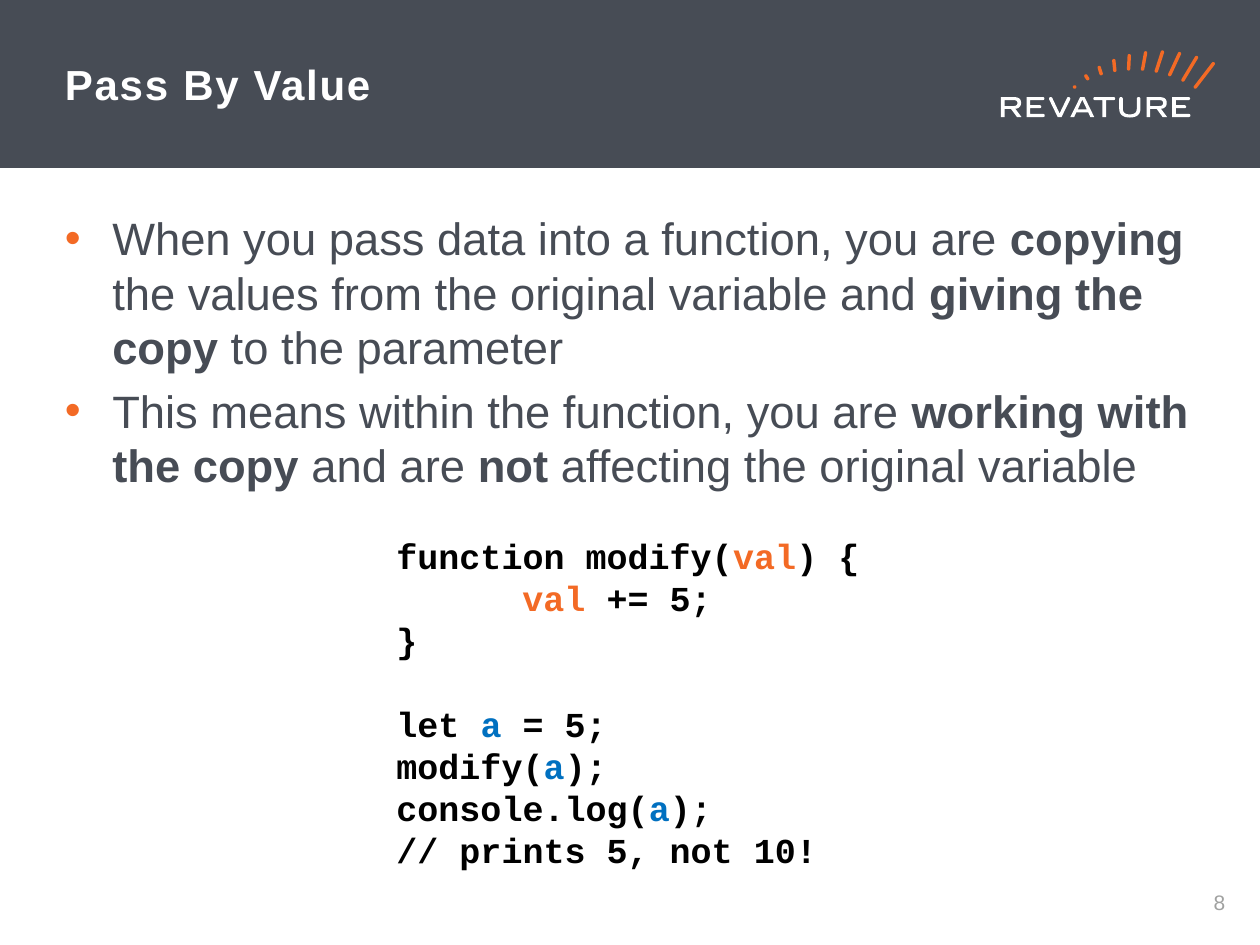
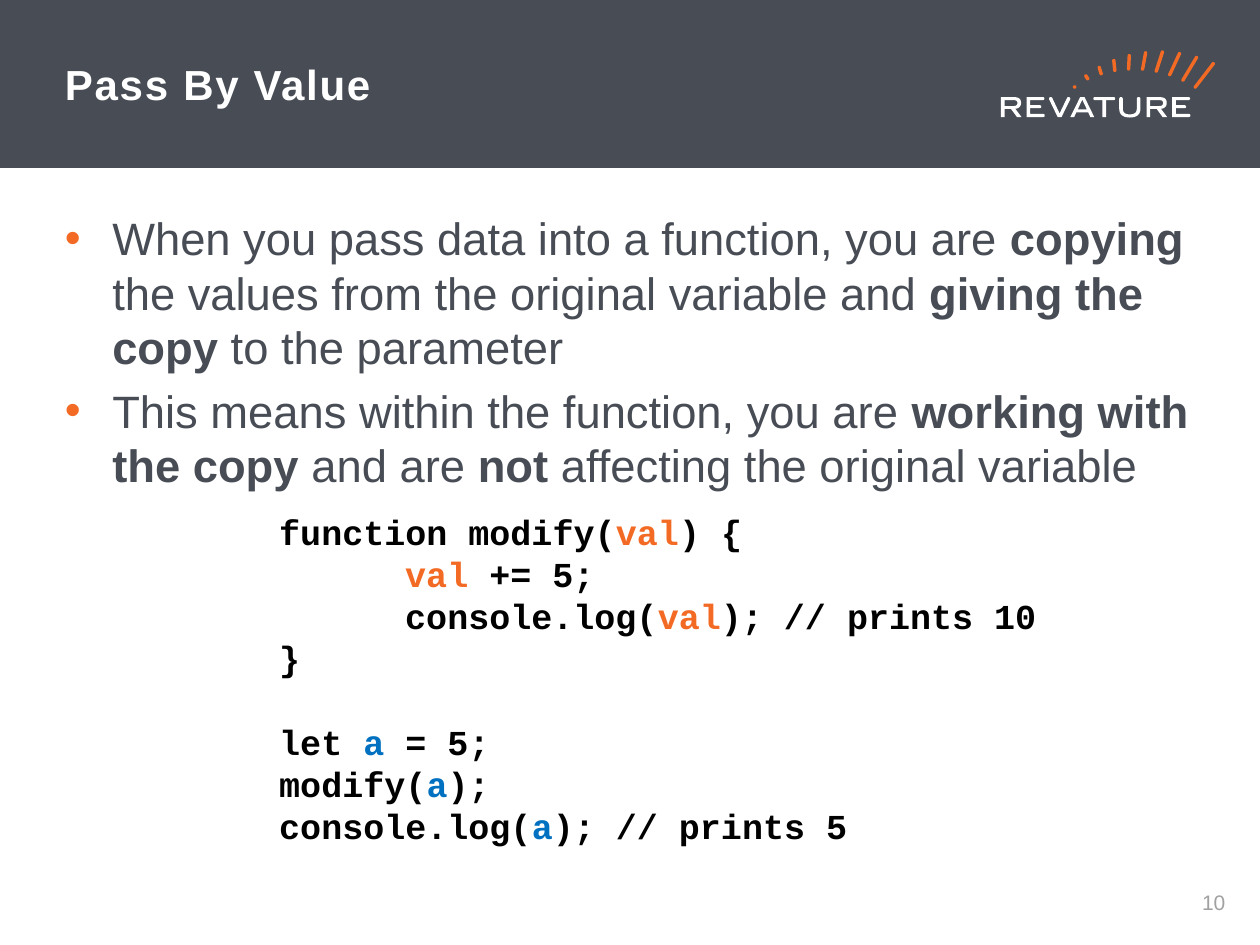
Before and after one commit to jhigherevature/spark-examples, a slide deck: slide 11 of revised-ppts/Day 8 PPT.pptx (slide 9 before the commit). Drawn at 1260x945 pixels with LibreOffice and Linux fonts; fonts in the diff are those of the drawing. Boxes give left, top, right and bottom in pixels: in the first picture for what was removed or moved away, otherwise in the second. Text is boxed around its words. In the diff, an @@ line names an element or a change of style, - is before the commit and + after.

```diff
--- a/revised-ppts/Day 8 PPT.pptx
+++ b/revised-ppts/Day 8 PPT.pptx
@@ text at <box>279,521,1036,847</box>: text changed @@
-function modify(val) {
-val += 5;
-}
-let a = 5;
-modify(a);
-console.log(a);
-// prints 5, not 10!
+function modify(val) {
+val += 5;
+console.log(val); // prints 10
+}
+let a = 5;
+modify(a);
+console.log(a); // prints 5
@@ page number at <box>1202,895,1225,910</box>: text changed @@
-8
+10
```
Also in this commit, not shown: 5 other slides changed, 16 slides added, 15 slides removed, 15 other files.
